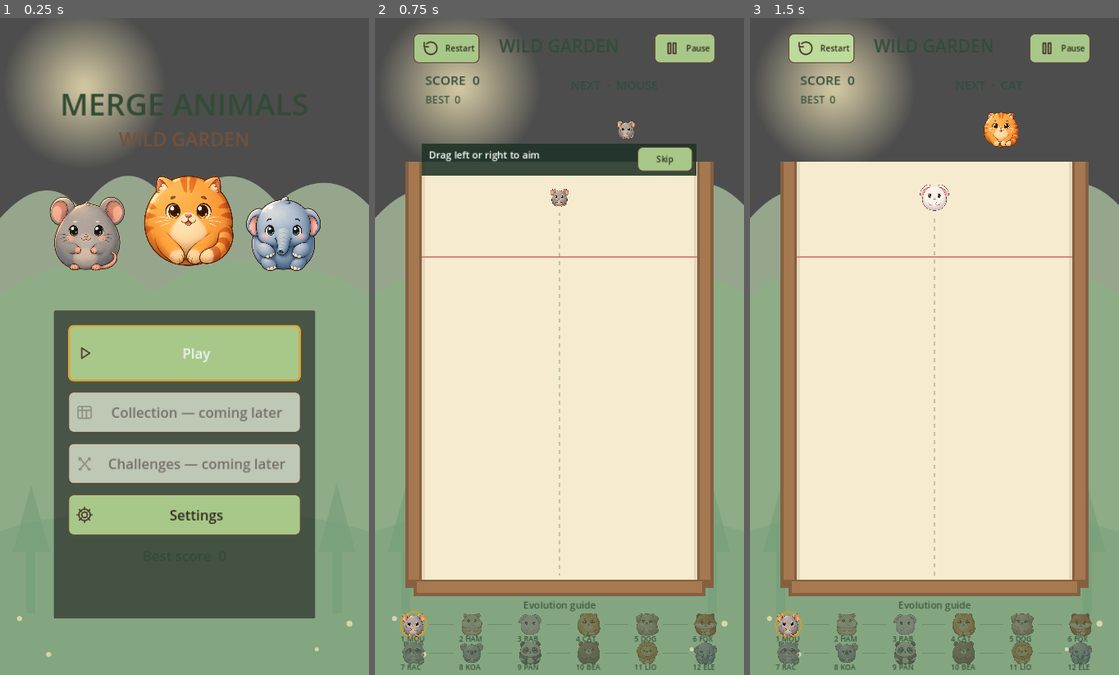
Above: before the commit, frames 1-3 (left to right).
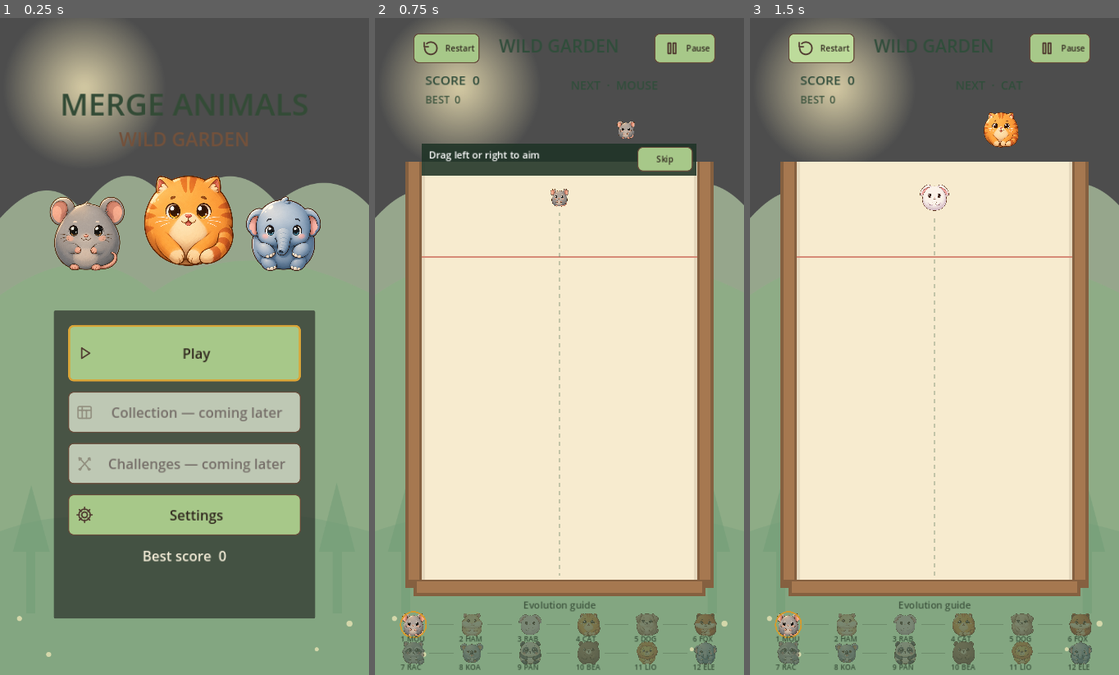
Above: after the commit, the same moments.

Repository: sandikovcusu-commits/MergeAnimal
Game: Godot game, scene res://scenes/ui/MainMenu.tscn
Two runs of this game, one before a commit and one after it. Both use one fixed random seed, a clock stepped at 60 frames per second and the inputs below.
Inputs:
- Up to frame 1 (0.25 s): no input
- Up to frame 2 (0.75 s): click "Play" at 0.5 s
- Up to frame 3 (1.5 s): click "Restart" at 1.25 s

The runs differ from the first frame. In frame 1, 0.3% of the frame differs, in the area x 38-62%, y 50-83%; in frame 2, nothing differs; in frame 3, nothing differs.

Commit message:
Fix cropped settings modal and menu contrast in game viewport
Co-authored-by: arena-agent <297053741+arena-agent@users.noreply.github.com>

Diff:
--- a/MergeAnimals/assets/ui/themes/berry.tres
+++ b/MergeAnimals/assets/ui/themes/berry.tres
@@ -84,5 +84,6 @@
 Button/styles/disabled = SubResource("disabled")
 Button/colors/font_color = Color(0.18824, 0.15294, 0.11765, 1)
 Button/colors/font_hover_color = Color(0.18824, 0.15294, 0.11765, 1)
+Button/colors/font_focus_color = Color(0.18824, 0.15294, 0.11765, 1)
 Button/colors/font_pressed_color = Color(0.18824, 0.15294, 0.11765, 1)
 Button/colors/font_disabled_color = Color(0.45882, 0.43137, 0.40784, 1)
--- a/MergeAnimals/assets/ui/themes/cream.tres
+++ b/MergeAnimals/assets/ui/themes/cream.tres
@@ -84,5 +84,6 @@
 Button/styles/disabled = SubResource("disabled")
 Button/colors/font_color = Color(0.18824, 0.15294, 0.11765, 1)
 Button/colors/font_hover_color = Color(0.18824, 0.15294, 0.11765, 1)
+Button/colors/font_focus_color = Color(0.18824, 0.15294, 0.11765, 1)
 Button/colors/font_pressed_color = Color(0.18824, 0.15294, 0.11765, 1)
 Button/colors/font_disabled_color = Color(0.45882, 0.43137, 0.40784, 1)
--- a/MergeAnimals/assets/ui/themes/earth.tres
+++ b/MergeAnimals/assets/ui/themes/earth.tres
@@ -84,5 +84,6 @@
 Button/styles/disabled = SubResource("disabled")
 Button/colors/font_color = Color(0.18824, 0.15294, 0.11765, 1)
 Button/colors/font_hover_color = Color(0.18824, 0.15294, 0.11765, 1)
+Button/colors/font_focus_color = Color(0.18824, 0.15294, 0.11765, 1)
 Button/colors/font_pressed_color = Color(0.18824, 0.15294, 0.11765, 1)
 Button/colors/font_disabled_color = Color(0.45882, 0.43137, 0.40784, 1)
--- a/MergeAnimals/assets/ui/themes/forest.tres
+++ b/MergeAnimals/assets/ui/themes/forest.tres
@@ -84,5 +84,6 @@
 Button/styles/disabled = SubResource("disabled")
 Button/colors/font_color = Color(0.18824, 0.15294, 0.11765, 1)
 Button/colors/font_hover_color = Color(0.18824, 0.15294, 0.11765, 1)
+Button/colors/font_focus_color = Color(0.18824, 0.15294, 0.11765, 1)
 Button/colors/font_pressed_color = Color(0.18824, 0.15294, 0.11765, 1)
 Button/colors/font_disabled_color = Color(0.45882, 0.43137, 0.40784, 1)
--- a/MergeAnimals/assets/ui/themes/gold.tres
+++ b/MergeAnimals/assets/ui/themes/gold.tres
@@ -84,5 +84,6 @@
 Button/styles/disabled = SubResource("disabled")
 Button/colors/font_color = Color(0.18824, 0.15294, 0.11765, 1)
 Button/colors/font_hover_color = Color(0.18824, 0.15294, 0.11765, 1)
+Button/colors/font_focus_color = Color(0.18824, 0.15294, 0.11765, 1)
 Button/colors/font_pressed_color = Color(0.18824, 0.15294, 0.11765, 1)
 Button/colors/font_disabled_color = Color(0.45882, 0.43137, 0.40784, 1)
--- a/MergeAnimals/assets/ui/themes/sky.tres
+++ b/MergeAnimals/assets/ui/themes/sky.tres
@@ -84,5 +84,6 @@
 Button/styles/disabled = SubResource("disabled")
 Button/colors/font_color = Color(0.18824, 0.15294, 0.11765, 1)
 Button/colors/font_hover_color = Color(0.18824, 0.15294, 0.11765, 1)
+Button/colors/font_focus_color = Color(0.18824, 0.15294, 0.11765, 1)
 Button/colors/font_pressed_color = Color(0.18824, 0.15294, 0.11765, 1)
 Button/colors/font_disabled_color = Color(0.45882, 0.43137, 0.40784, 1)
--- a/MergeAnimals/assets/ui/themes/snow.tres
+++ b/MergeAnimals/assets/ui/themes/snow.tres
@@ -84,5 +84,6 @@
 Button/styles/disabled = SubResource("disabled")
 Button/colors/font_color = Color(0.18824, 0.15294, 0.11765, 1)
 Button/colors/font_hover_color = Color(0.18824, 0.15294, 0.11765, 1)
+Button/colors/font_focus_color = Color(0.18824, 0.15294, 0.11765, 1)
 Button/colors/font_pressed_color = Color(0.18824, 0.15294, 0.11765, 1)
 Button/colors/font_disabled_color = Color(0.45882, 0.43137, 0.40784, 1)
--- a/MergeAnimals/assets/ui/themes/sunset.tres
+++ b/MergeAnimals/assets/ui/themes/sunset.tres
@@ -84,5 +84,6 @@
 Button/styles/disabled = SubResource("disabled")
 Button/colors/font_color = Color(0.18824, 0.15294, 0.11765, 1)
 Button/colors/font_hover_color = Color(0.18824, 0.15294, 0.11765, 1)
+Button/colors/font_focus_color = Color(0.18824, 0.15294, 0.11765, 1)
 Button/colors/font_pressed_color = Color(0.18824, 0.15294, 0.11765, 1)
 Button/colors/font_disabled_color = Color(0.45882, 0.43137, 0.40784, 1)
--- a/MergeAnimals/scripts/ui/MainMenu.gd
+++ b/MergeAnimals/scripts/ui/MainMenu.gd
@@ -8,6 +8,7 @@
 var settings_button: Button
 var best_label: Label
 var settings_panel: Control
+var navigating := false
 func _ready() -> void:
 	process_mode = Node.PROCESS_MODE_ALWAYS
 	SettingsStore.apply(SettingsStore.load_values())
@@ -27,7 +28,7 @@
 	var challenges := _button("Challenges", "CHALLENGES", "challenge", 80); challenges.disabled = true; list.add_child(challenges)
 	settings_button = _button("Settings", "SETTINGS", "settings", 80); list.add_child(settings_button); settings_button.pressed.connect(_settings)
 	best_label = Label.new(); best_label.name = "Best"; best_label.horizontal_alignment = HORIZONTAL_ALIGNMENT_CENTER
-	best_label.add_theme_font_size_override("font_size", 27); best_label.add_theme_color_override("font_color", Color("334b36")); list.add_child(best_label)
+	best_label.add_theme_font_size_override("font_size", 27); best_label.add_theme_color_override("font_color", Color("f3ecd7")); list.add_child(best_label)
 	_refresh_best()
 	play_button.grab_focus()
 
@@ -45,7 +46,9 @@
 		if typeof(saved) == TYPE_INT: best = maxi(saved, 0)
 	best_label.text = "%s  %d" % [tr("BEST_SCORE"), best]
 func _play() -> void:
-	if is_instance_valid(settings_panel): return
+	if navigating or is_instance_valid(settings_panel): return
+	navigating = true
+	play_button.disabled = true
 	var config := ConfigFile.new()
 	if config.load("user://wild_garden_tutorial.cfg") != OK or not bool(config.get_value("tutorial", "completed", false)):
 		get_tree().set_meta("tutorial_requested", true)
--- a/MergeAnimals/scripts/ui/SettingsPanel.gd
+++ b/MergeAnimals/scripts/ui/SettingsPanel.gd
@@ -11,7 +11,12 @@
 
 func _ready() -> void:
 	process_mode = Node.PROCESS_MODE_ALWAYS
-	set_anchors_and_offsets_preset(Control.PRESET_FULL_RECT)
+	# HUD may be a Control child of Node2D with zero layout size. Use the
+	# project logical canvas explicitly and draw above the pause overlay.
+	set_anchors_and_offsets_preset(Control.PRESET_TOP_LEFT)
+	position = Vector2.ZERO
+	size = Vector2(720, 1280)
+	z_index = 20
 	mouse_filter = Control.MOUSE_FILTER_STOP
 	values = SettingsStore.load_values()
 	SettingsStore.apply(values)
@@ -20,37 +25,39 @@
 func _build() -> void:
 	var shade := ColorRect.new()
 	shade.color = Color(0.10, 0.16, 0.12, 0.78)
-	shade.set_anchors_and_offsets_preset(Control.PRESET_FULL_RECT)
+	shade.position = Vector2.ZERO
+	shade.size = Vector2(720, 1280)
 	shade.mouse_filter = Control.MOUSE_FILTER_STOP
 	add_child(shade)
 	var card := PanelContainer.new()
-	card.set_anchors_and_offsets_preset(Control.PRESET_CENTER)
-	card.offset_left = -285; card.offset_right = 285; card.offset_top = -470; card.offset_bottom = 470
+	card.name = "SettingsCard"
+	card.position = Vector2(75, 170)
+	card.size = Vector2(570, 940)
 	add_child(card)
 	var margin := MarginContainer.new()
 	for side in ["margin_left", "margin_right", "margin_top", "margin_bottom"]: margin.add_theme_constant_override(side, 24)
 	card.add_child(margin)
 	var column := VBoxContainer.new()
-	column.add_theme_constant_override("separation", 14)
+	column.add_theme_constant_override("separation", 10)
 	margin.add_child(column)
 	var title := Label.new(); title.text = "SETTINGS"; title.horizontal_alignment = HORIZONTAL_ALIGNMENT_CENTER
 	title.add_theme_font_size_override("font_size", 36); column.add_child(title)
 	for entry in [["MASTER_VOLUME", "master"], ["MUSIC_VOLUME", "music"], ["SFX_VOLUME", "sfx"]]:
 		var label := Label.new(); label.text = entry[0]; label.add_theme_font_size_override("font_size", 23); column.add_child(label)
 		var slider := HSlider.new(); slider.name = entry[1]; slider.min_value = 0; slider.max_value = 1; slider.step = 0.05; slider.value = values[entry[1]]
-		slider.custom_minimum_size = Vector2(0, 40); column.add_child(slider); sliders[entry[1]] = slider
+		slider.custom_minimum_size = Vector2(0, 56); column.add_child(slider); sliders[entry[1]] = slider
 		slider.value_changed.connect(_on_slider.bind(entry[1]))
 	mute_toggle = CheckBox.new(); mute_toggle.name = "Mute"; mute_toggle.text = "MUTE"; mute_toggle.button_pressed = values.mute
-	mute_toggle.custom_minimum_size.y = 55; column.add_child(mute_toggle); mute_toggle.toggled.connect(_on_toggle.bind("mute"))
+	mute_toggle.add_theme_font_size_override("font_size", 24); mute_toggle.custom_minimum_size.y = 65; column.add_child(mute_toggle); mute_toggle.toggled.connect(_on_toggle.bind("mute"))
 	reduced_toggle = CheckBox.new(); reduced_toggle.name = "ReducedEffects"; reduced_toggle.text = "REDUCED_EFFECTS"; reduced_toggle.button_pressed = values.reduced_effects
-	reduced_toggle.custom_minimum_size.y = 55; column.add_child(reduced_toggle); reduced_toggle.toggled.connect(_on_toggle.bind("reduced_effects"))
+	reduced_toggle.add_theme_font_size_override("font_size", 24); reduced_toggle.custom_minimum_size.y = 65; column.add_child(reduced_toggle); reduced_toggle.toggled.connect(_on_toggle.bind("reduced_effects"))
 	var language_label := Label.new(); language_label.text = "LANGUAGE"; language_label.add_theme_font_size_override("font_size", 23); column.add_child(language_label)
-	language_select = OptionButton.new(); language_select.name = "Language"; language_select.custom_minimum_size.y = 55
+	language_select = OptionButton.new(); language_select.name = "Language"; language_select.custom_minimum_size.y = 70; language_select.add_theme_font_size_override("font_size", 24)
 	for option in ["English", "Azərbaycanca", "Türkçe", "Русский"]: language_select.add_item(option)
 	language_select.select(LOCALES.find(values.language)); column.add_child(language_select); language_select.item_selected.connect(_on_language)
-	var replay := Button.new(); replay.name = "ReplayTutorial"; replay.text = "REPLAY_TUTORIAL"; replay.custom_minimum_size.y = 55
+	var replay := Button.new(); replay.name = "ReplayTutorial"; replay.text = "REPLAY_TUTORIAL"; replay.custom_minimum_size.y = 70; replay.add_theme_font_size_override("font_size", 24)
 	replay.icon = load("res://assets/ui/icons/restart.svg"); column.add_child(replay); replay.pressed.connect(func(): replay_requested.emit())
-	var back := Button.new(); back.name = "Back"; back.text = "BACK"; back.icon = load("res://assets/ui/icons/back.svg"); back.custom_minimum_size.y = 66
+	var back := Button.new(); back.name = "Back"; back.text = "BACK"; back.icon = load("res://assets/ui/icons/back.svg"); back.custom_minimum_size.y = 70; back.add_theme_font_size_override("font_size", 24)
 	column.add_child(back); back.pressed.connect(_close)
 
 func _on_slider(value: float, key: String) -> void:
--- a/MergeAnimals/tests/integration/day5_ui.gd
+++ b/MergeAnimals/tests/integration/day5_ui.gd
@@ -48,6 +48,8 @@
 	game.get_node("HUD/Overlay/SettingsButton").pressed.emit()
 	await frames()
 	check(is_instance_valid(game.settings_panel) and paused, "settings opens while paused")
+	var card: Control = game.settings_panel.find_child("SettingsCard", true, false)
+	check(game.settings_panel.size == Vector2(720, 1280) and card.position == Vector2(75, 170) and game.settings_panel.z_index > game.overlay.z_index, "settings card is centered above gameplay overlay")
 	game.settings_panel.find_child("Back", true, false).pressed.emit()
 	await frames()
 	check(not is_instance_valid(game.settings_panel) and paused and game.overlay.visible, "settings back preserves pause")
Binary file added: MergeAnimals/art_reports/v050_before/settings_clipped_360x640.jpg
